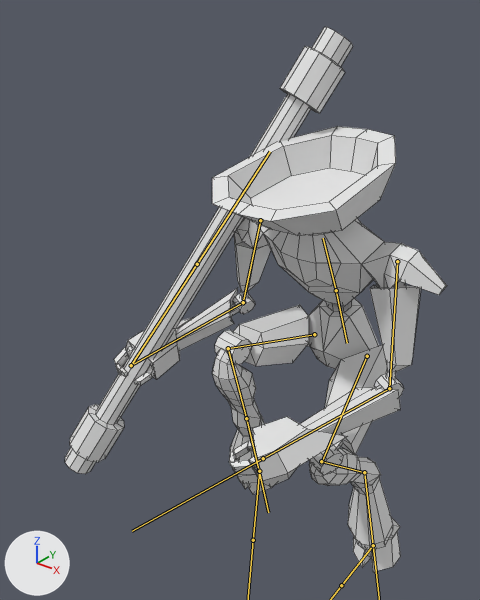
The FBX model Assets/Resources/Models/FBX/Entities/Manticore.fbx, before and after one commit.
The view is the same before and after, from a camera (50 mm lens) standing at (3.38, -14.21, 6.77) and looking at (-0.72, -9.09, 3.6). The axes (+X, +Y, +Z) are drawn at lower left. The lights are the same throughout. Both versions are drawn at frame 25 of the action 'Armature|1.ManticoreRunCycle'; the numbers are the values there. The bones that bend it are drawn over the model as lines. Mesh edges are drawn as thin lines.

In view in the first picture: 'Manticore'.
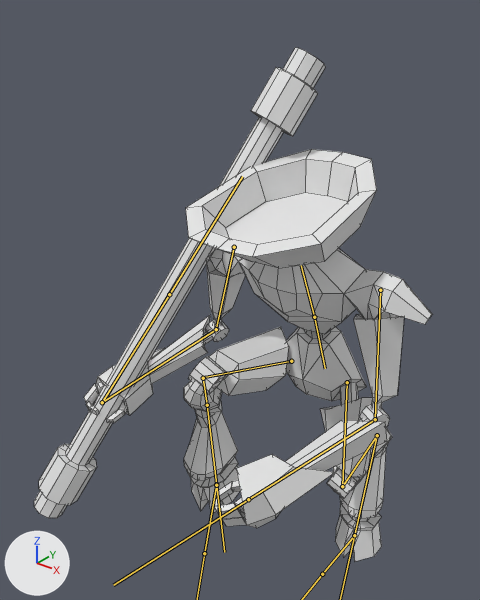
Location of each change, [x1, y1, x2, y2] in pixels of the pictures (480 x 600 px):
'Manticore', posed: before [65, 27, 447, 572]; after [34, 48, 432, 561]
bone 'Torso', root to tip: before (336, 290) to (323, 238); after (314, 317) to (301, 265)
bone 'UpperLeg.L', root to tip: before (367, 356) to (322, 461); after (347, 382) to (342, 486)
bone 'Calf.L', root to tip: before (321, 461) to (364, 472); after (342, 486) to (377, 435)
bone 'Hoof.L', root to tip: before (364, 472) to (373, 545); after (377, 435) to (354, 535)
bone 'UpperLeg.R', root to tip: before (314, 334) to (228, 348); after (291, 361) to (203, 377)
bone 'Calf.R', root to tip: before (228, 348) to (246, 418); after (203, 378) to (207, 405)
bone 'Hoof.R', root to tip: before (246, 418) to (259, 471); after (207, 405) to (216, 484)
bone 'Foot.R', root to tip: before (259, 471) to (253, 540); after (216, 485) to (204, 553)

The edits, one by one:
Bone 'Root' (bone_root) moves from (0.0, 0.15, 0.0) to (-0.27, 0.15, 0.0).
Bone 'Torso' (bone_torso) moves from (0.0, 2.12, 8.33) to (0.27, 2.08, 8.79).
Bone 'Torso' (bone_torso) turns from (8, -4, 1) to (8, 0, 0) degrees about its own x, y and z.
Bone 'UpperLeg.L' (bone_upperleg_l) turns from (19, 8, -16) to (-27, 7, 1) degrees about its own x, y and z.
Bone 'Calf.L' (bone_calf_l) turns from (5, 13, 10) to (-9, 15, 6) degrees about its own x, y and z.
Bone 'Hoof.L' (bone_hoof_l) turns from (-49, 0, 17) to (25, 0, 15) degrees about its own x, y and z.
Bone 'UpperLeg.R' (bone_upperleg_r) turns from (-68, 20, 6) to (-64, 18, 18) degrees about its own x, y and z.
Bone 'Calf.R' (bone_calf_r) turns from (15, 8, 0) to (31, -1, 12) degrees about its own x, y and z.
Bone 'Hoof.R' (bone_hoof_r) turns from (-93, 2, 12) to (-46, 8, 54) degrees about its own x, y and z.
Bone 'Foot.R' (bone_foot_r) moves from (-0.04, 8.54, 0.51) to (-0.03, 9.1, 0.5).
Bone 'Foot.R' (bone_foot_r) turns from (-43, 15, 17) to (-30, 10, 23) degrees about its own x, y and z.
